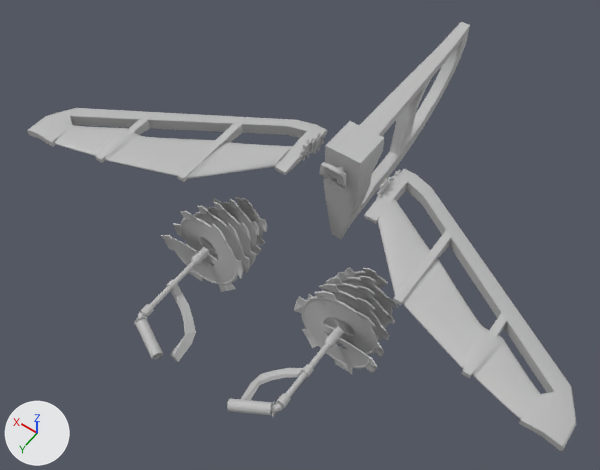
Two versions of the FBX model Skyrates/Assets/Resources/Meshes/Components/ship_propulsion_tier2.FBX, one commit apart.
Before and after are seen from a 50 mm camera at (-1.58, 2.51, 3.33) aimed at (0.09, 0.17, -0.36). The axes (+X, +Y, +Z) are drawn at lower left. The lights are the same throughout. Where no turn or scale is listed for an object, it has been applied to the vertices.

The first picture shows 'ship_artillery_tier2', 'ship_figurehead_tier2', 'ship_navigation_tier2L', 'ship_navigation_tier2R', 'ship_propulsion_tier2'.
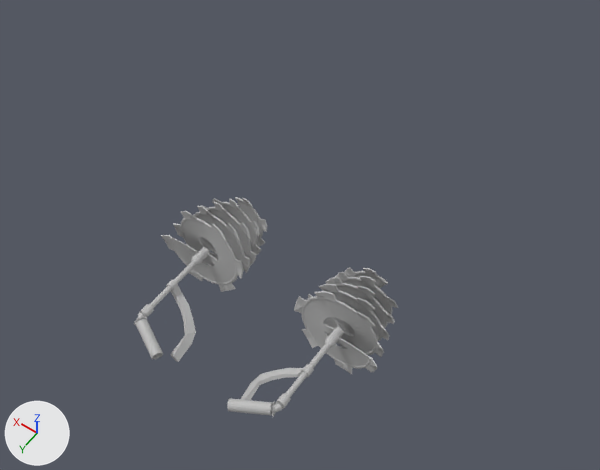
What the commit changed:
Object 'ship_figurehead_tier2' (ob_ship_figurehead_tier2) is deleted.
Object 'ship_artillery_tier2' (ob_ship_artillery_tier2) is deleted.
Object 'ship_navigation_tier2R' (ob_ship_navigation_tier2r) is deleted.
Object 'ship_navigation_tier2L' (ob_ship_navigation_tier2l) is deleted.

Location of each change, [x1, y1, x2, y2] in pixels of the pictures (600 x 470 px):
'ship_navigation_tier2R', deleted: before [364, 169, 576, 451]
'ship_navigation_tier2L', deleted: before [27, 108, 328, 182]
'ship_figurehead_tier2', deleted: before [323, 22, 470, 239]
'ship_artillery_tier2', deleted: before [320, 162, 347, 189]
